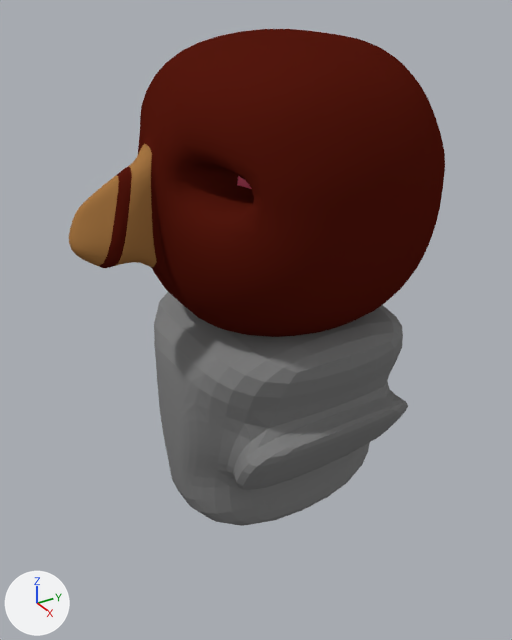
The Blender file asian12.blend: old version first, new version second.
Camera for both pictures: a 50 mm lens placed at (0.71, -2.39, 1.29), pointed at (-1.25, -1.19, 0.12). The axes (+X, +Y, +Z) are drawn at lower left. The lights are the same throughout.

Before the edit, the objects in view are built like this:
```python
me_cube_001 = bpy.data.meshes.new('Cube.001')
me_cube_001.from_pydata(...)  # 150 vertices, 148 faces; spans x -1.21..1.21, y -1.92..1.21, z -1.21..1.21
me_cube_001.polygons.foreach_set('use_smooth', [True] * 148)
# faces by material slot: [2, 14, 132]
me_cube_001.materials.append(mat_red)  # red #e7627f
me_cube_001.materials.append(mat_brown)  # brown #a87744
me_cube_001.materials.append(mat_black)  # dark red #55180f
me_cube_002 = bpy.data.meshes.new('Cube.002')
me_cube_002.from_pydata(...)  # 54 vertices, 48 faces; spans x -0.16..1.21, y -1.13..1.13, z -0.81..0.81
me_cube_002.materials.append(mat_material_001)  # grey #818181
ob_cube_001 = bpy.data.objects.new('Cube.001', me_cube_001)
ob_cube_001.location = (-1.39, -0.989, 0.559)
ob_cube_001.scale = (0.429, 0.429, 0.429)
_m = ob_cube_001.modifiers.new('Subsurf', 'SUBSURF')
ob_cube_002 = bpy.data.objects.new('Cube.002', me_cube_002)
ob_cube_002.location = (-1.402, -0.989, -0.364)
ob_cube_002.scale = (0.486, 0.456, 0.616)
_m = ob_cube_002.modifiers.new('Subsurf', 'SUBSURF')
_m.levels = 4
_m = ob_cube_002.modifiers.new('Mirror', 'MIRROR')
```
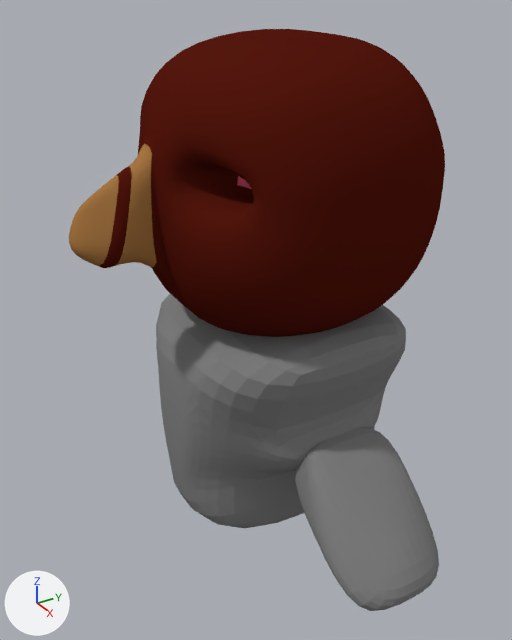
Location of each change, [x1, y1, x2, y2] in pixels of the pictures (512 x 640 px; the box of a moved part takes in the faces that stretch with it):
'Cube.002', reshaped, moved: before [154, 292, 408, 526]; after [156, 294, 406, 528]
'Cube.003', added: after [295, 427, 439, 611]
part 1 of me_cube_002, moved or reshaped: before [234, 386, 408, 490]; after [248, 392, 383, 480]

What changed in the scene script:
```text
Change me_cube_002:
    where me_cube_002.from_pydata(...)  # 54 vertices, 48 faces; spans x -0.16..1.21, y -1.13..1.13, z -0.81..0.81
    used by ob_cube_002; location = (-1.402, -0.989, -0.364); scale = (0.486, 0.456, 0.616)
    me_cube_002 part 1
    me_cube_002.vertices[16].co: (1.09, -1.13, 0.29) -> (0.93, -0.41, 0.07)
    me_cube_002.vertices[17].co: (1.09, 1.13, 0.29) -> (0.93, 0.41, 0.07)
    me_cube_002.vertices[18].co: (0.6, -1.13, -0.41) -> (0.75, -0.41, -0.18)
    me_cube_002.vertices[19].co: (0.6, 1.13, -0.37) -> (0.76, 0.41, -0.17)
    me_cube_002.vertices[40].co: (0.85, 1.13, -0.04) -> (0.84, 0.41, -0.05)
    me_cube_002.vertices[41].co: (0.84, -1.13, -0.06) -> (0.84, -0.41, -0.06)
Add me_cube_003:
    me_cube_003.from_pydata(...)  # 26 vertices, 24 faces; spans x -1.0..1.0, y -1.0..1.0, z -1.0..1.0
    me_cube_003.materials.append(mat_material_001)  # grey #818181
Change ob_cube_002:
    ob_cube_002.location: (-1.402, -0.989, -0.364) -> (-1.383, -0.989, -0.364)
Add ob_cube_003:
    ob_cube_003 = bpy.data.objects.new('Cube.003', me_cube_003)
    ob_cube_003.location = (-0.79, -0.985, -0.542)
    ob_cube_003.rotation_euler = (-0.0278, 0.695, -0.0152)  # degrees (-1.6, 40, -0.9)
    ob_cube_003.scale = (0.321, 0.265, 0.141)
    _m = ob_cube_003.modifiers.new('Subsurf', 'SUBSURF')
    _m.levels = 4
```
